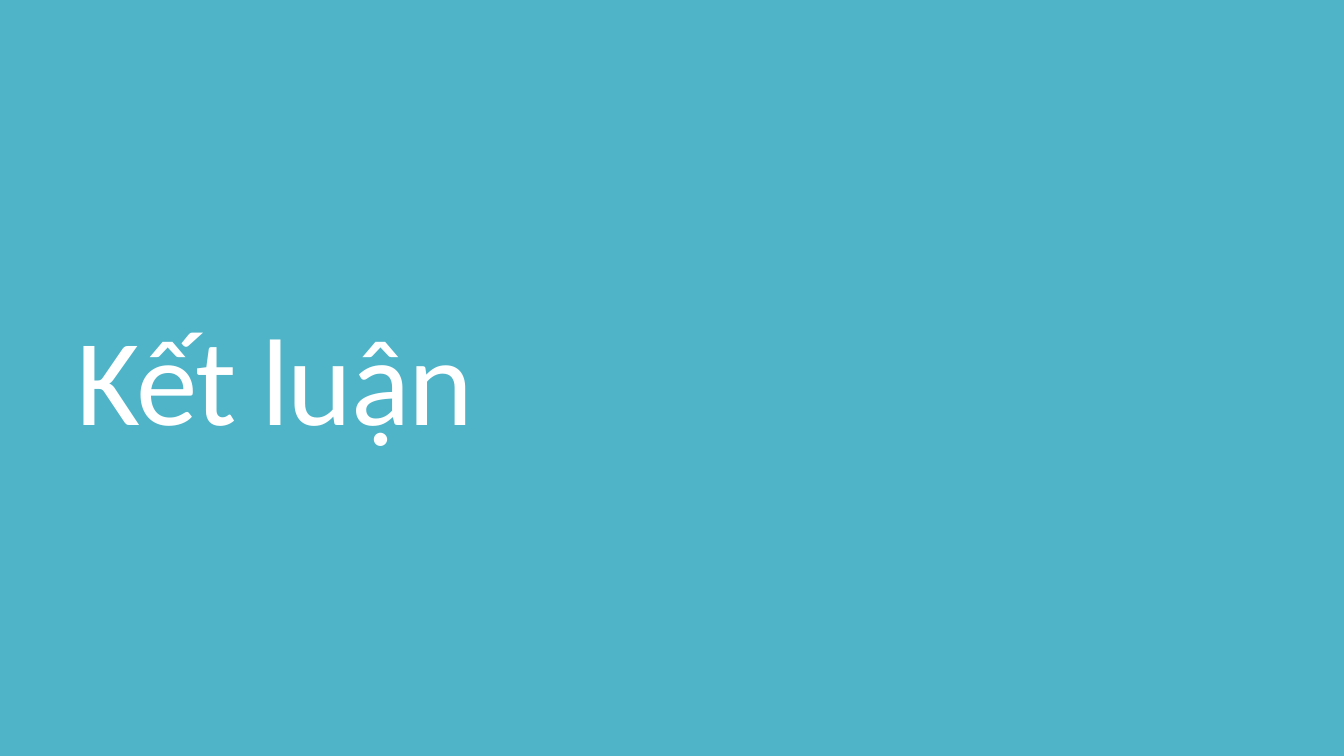
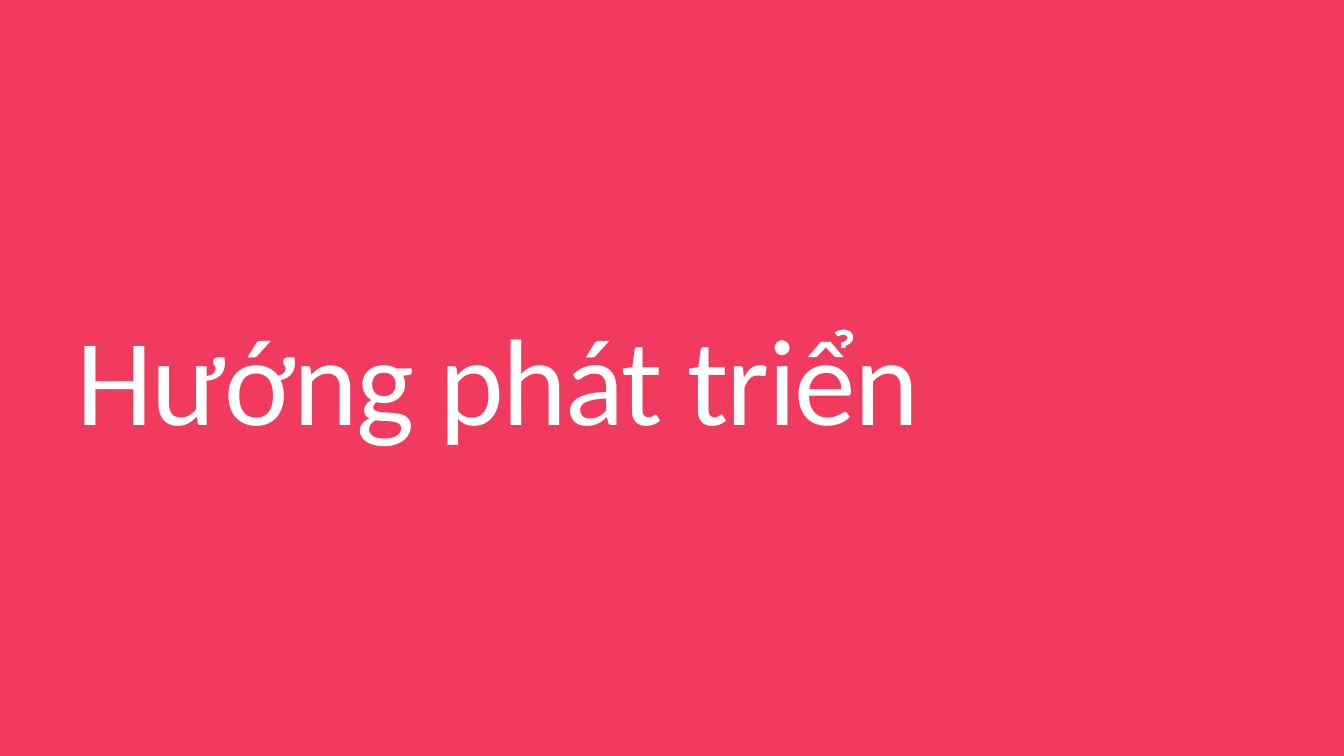
Before and after one commit to izzeroone/SNotepad-, a slide deck: slide 23 of Bao cao do an.pptx. Drawn at 1344x756 pixels with LibreOffice and Linux fonts; fonts in the diff are those of the drawing. Boxes give left, top, right and bottom in pixels: in the first picture for what was removed or moved away, otherwise in the second. Text is boxed around its words. In the diff, an @@ line names an element or a change of style, - is before the commit and + after.

```diff
--- a/Bao cao do an.pptx
+++ b/Bao cao do an.pptx
@@ background #50B4C8 to #F03B5E @@
@@ title at bbox=[77, 329, 919, 446]: text changed @@
-Kết luận
+Hướng phát triển
```
Also in this commit, not shown: 4 other slides changed, 2 other files.
